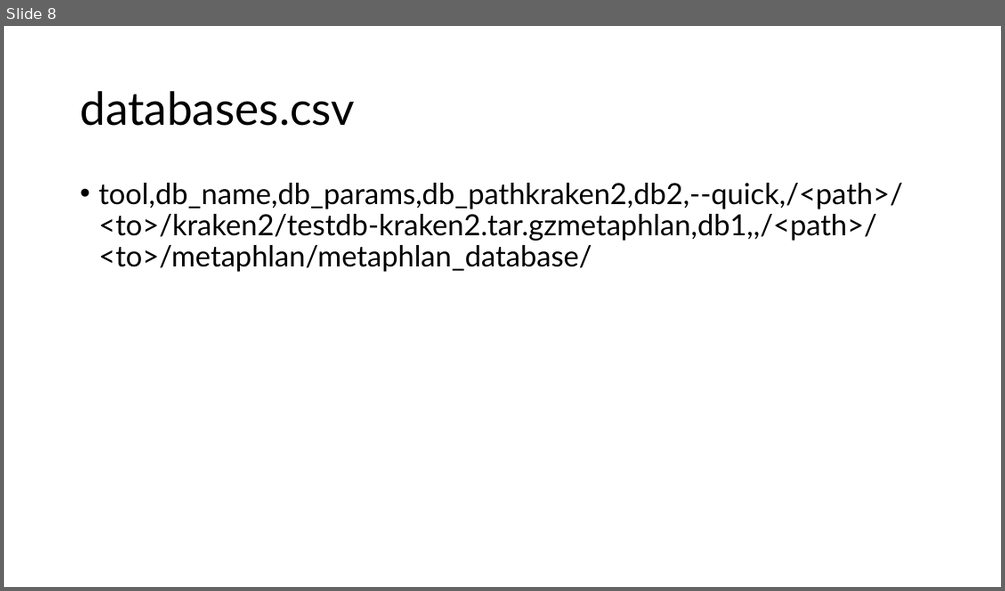
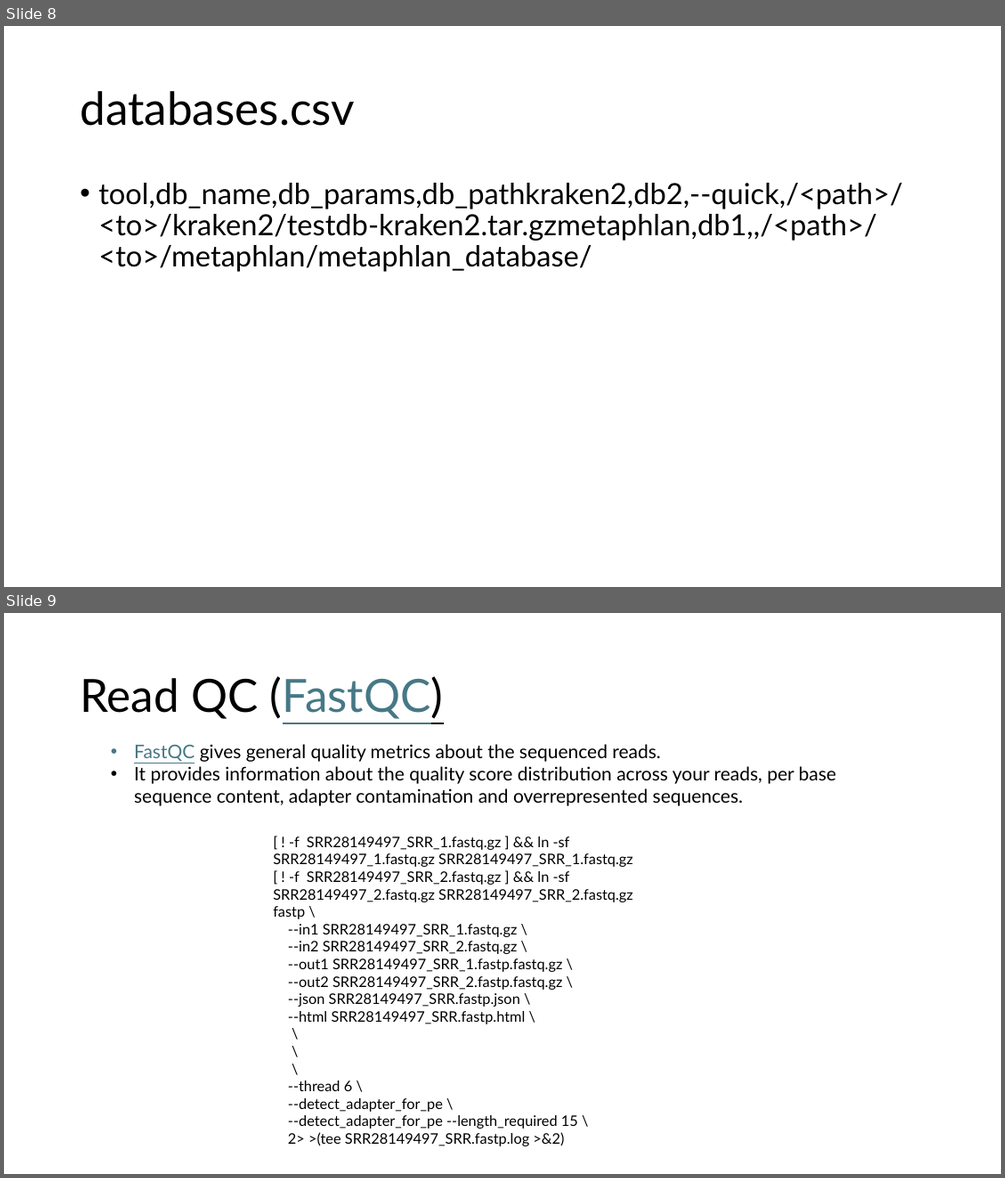
Before and after one commit to biosustain/dsp_metagenomics_training, a slide deck: course_contents/DataProcessing_taxprofiler.pptx. Shown one above the other, each under a label of ours: slide 8 before the commit, slides 8 and 9 after it. The pictures are 1005x591 and 1005x1178 pixels, drawn with LibreOffice and Linux fonts; fonts in the diff are those of the drawing. Boxes give left, top, right and bottom in pixels: in the first picture for what was removed or moved away, otherwise in the second. Text is boxed around its words. In the diff, an @@ line names an element or a change of style, - is before the commit and + after.

```diff
--- a/course_contents/DataProcessing_taxprofiler.pptx
+++ b/course_contents/DataProcessing_taxprofiler.pptx
@@ slide 9 added at bbox=[4, 613, 1001, 1174], background #FFFFFF @@
@@ title added at bbox=[80, 676, 444, 719], 44 pt, text #000000 @@
+Read QC (FastQC)
@@ text added at bbox=[134, 744, 836, 806], 18 pt, text #000000 @@
+• FastQC gives general quality metrics about the sequenced reads.
+• It provides information about the quality score distribution across your reads, per base sequence content, adapter contamination and overrepresented sequences.
@@ text added at bbox=[273, 836, 633, 1146], 14 pt, text #000000 @@
+[ ! -f SRR28149497_SRR_1.fastq.gz ] && ln -sf SRR28149497_1.fastq.gz SRR28149497_SRR_1.fastq.gz
+[ ! -f SRR28149497_SRR_2.fastq.gz ] && ln -sf SRR28149497_2.fastq.gz SRR28149497_SRR_2.fastq.gz
+fastp \
+--in1 SRR28149497_SRR_1.fastq.gz \
+--in2 SRR28149497_SRR_2.fastq.gz \
+--out1 SRR28149497_SRR_1.fastp.fastq.gz \
+--out2 SRR28149497_SRR_2.fastp.fastq.gz \
+--json SRR28149497_SRR.fastp.json \
+--html SRR28149497_SRR.fastp.html \
+\
+\
+\
+--thread 6 \
+--detect_adapter_for_pe \
+--detect_adapter_for_pe --length_required 15 \
+2> >(tee SRR28149497_SRR.fastp.log >&2)
```
Also in this commit, not shown: 5 slides changed, 4 other slides added, 2 slides removed.
